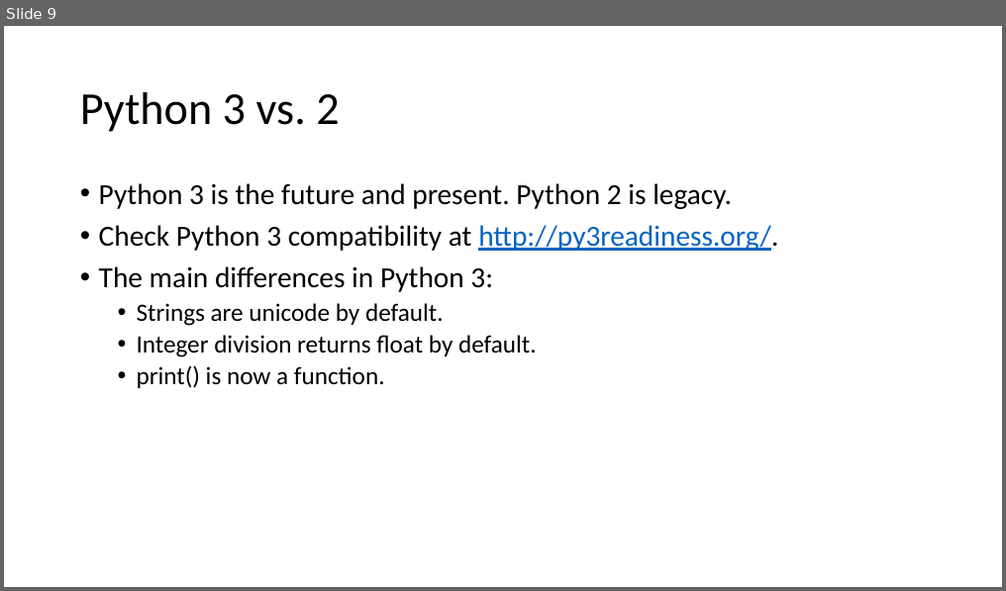
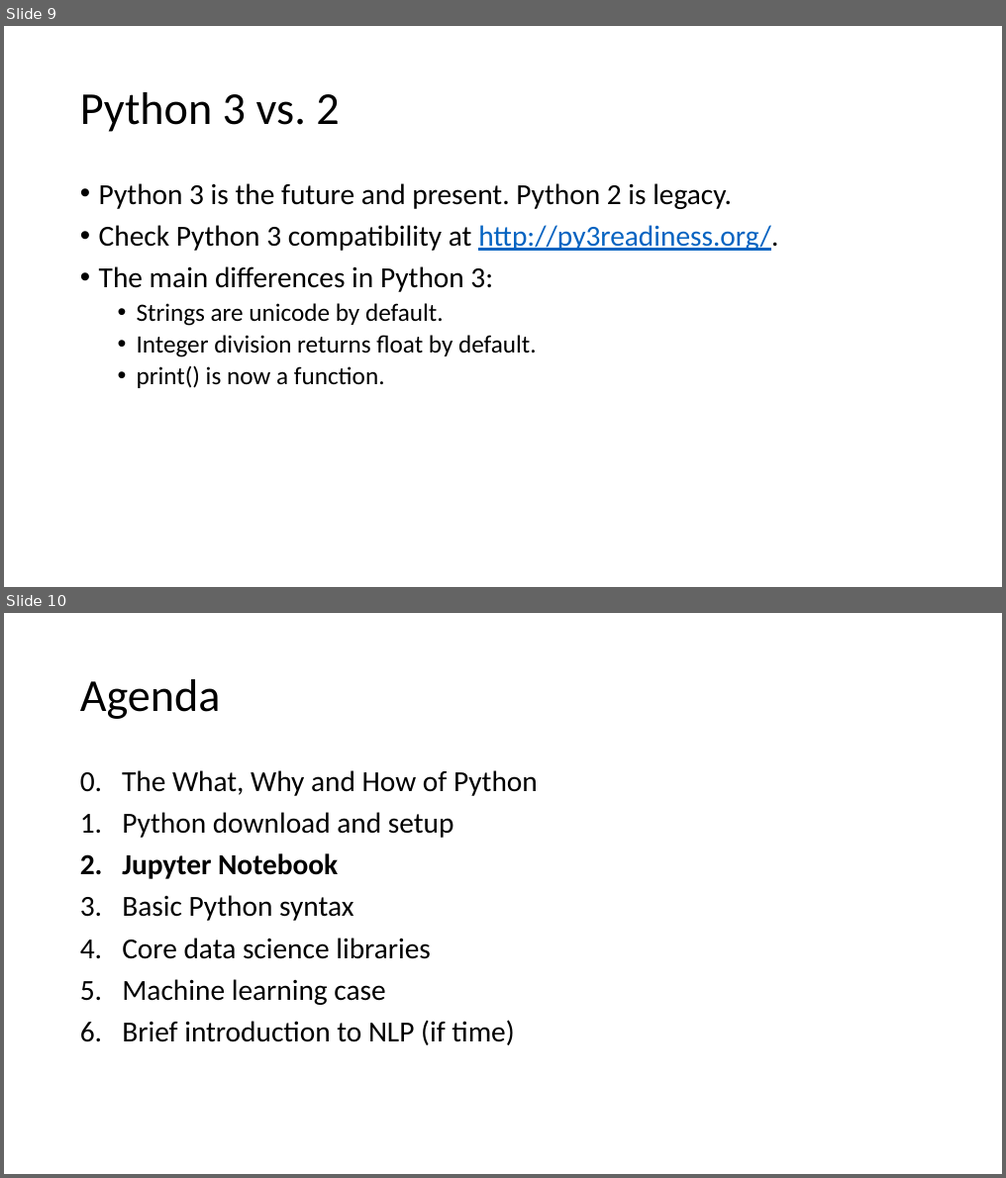
Before and after one commit to HStrand/python-ml101, a slide deck: Python course presentation 18 Dec 2017.pptx. Shown one above the other, each under a label of ours: slide 9 before the commit, slides 9 and 10 after it. The pictures are 1006x591 and 1006x1178 pixels, drawn with LibreOffice and Linux fonts; fonts in the diff are those of the drawing. Boxes give left, top, right and bottom in pixels: in the first picture for what was removed or moved away, otherwise in the second. Text is boxed around its words. In the diff, an @@ line names an element or a change of style, - is before the commit and + after.

```diff
--- a/Python course presentation 18 Dec 2017.pptx
+++ b/Python course presentation 18 Dec 2017.pptx
@@ slide 10 added at box(4, 613, 1002, 1174), background #FFFFFF @@
@@ title added at box(80, 679, 221, 719), 44 pt, text #000000 @@
+Agenda
@@ text added at box(80, 770, 538, 1046), 28 pt, text #000000 @@
+0. The What, Why and How of Python
+1. Python download and setup
+2. Jupyter Notebook
+3. Basic Python syntax
+4. Core data science libraries
+5. Machine learning case
+6. Brief introduction to NLP (if time)
```
Also in this commit, not shown: 4 slides changed, 12 other slides added, 6 other files.
